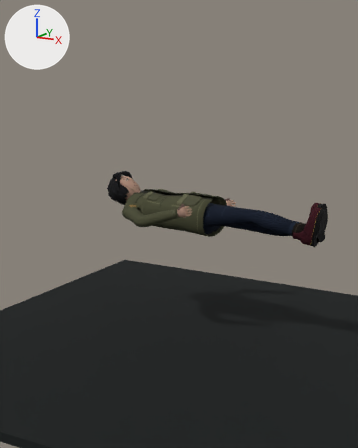
Before and after pictures for a commit that changed the Blender file ArtSource/PlayerV2/Blender/PlayerCharacter3DV2.blend.
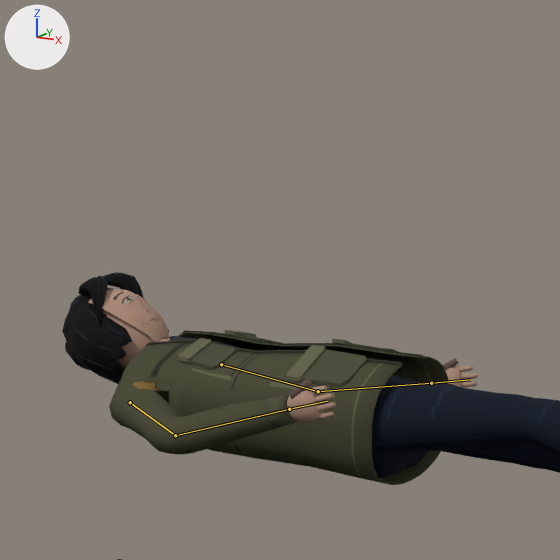
There are two pictures of each version: one from the file's camera 'CAM_PlayerPreview', one close up on the part from 25% to 73% of the width and 19% to 58% of the height. The lights are fixed; the arrows at upper left show +X, +Y and +Z. The last two pictures show the newer version. Both versions are drawn at frame 5 of the action 'BedExit'; the numbers are the values there. The bones that change are drawn over the model as lines in the close-ups.

Names of what the first close-up shows: 'CLO_JacketBody', 'CLO_JacketCuff.R', 'CLO_JacketForearm.R', 'CLO_JacketPocketChest.R', 'CLO_JacketPocketHip.R', 'CLO_JacketSleeve.R', 'CLO_TrousersPelvis', 'CLO_TrousersShin.R', 'CLO_TrousersThigh.L', 'CLO_TrousersThigh.R', 'GEO_FaceSurface', 'GEO_Finger0.L', 'GEO_Finger1.L', 'GEO_Finger2.L', 'GEO_HairRightLength', 'GEO_Hand.L', 'GEO_Hand.R', 'GEO_Thumb.L' and 25 more.
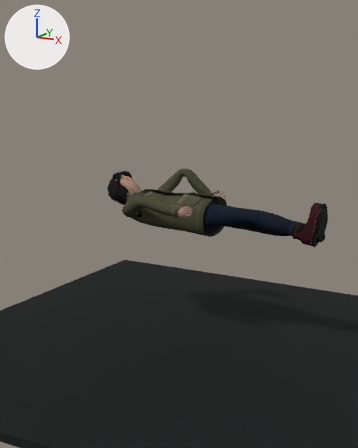
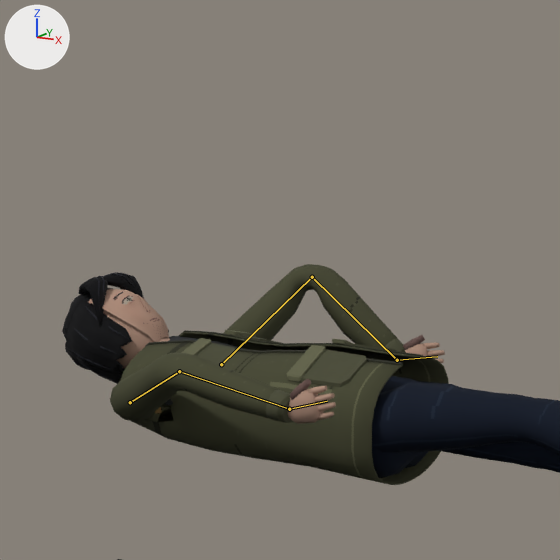
The edits, one by one:
Bone 'upper_arm.L' (bone_upper_arm_l) turns from (18, -8, 10) to (-38, -16, -22) degrees about its own x, y and z.
Bone 'forearm.L' (bone_forearm_l) turns from (-50, 0, 18) to (17, 29, 95) degrees about its own x, y and z.
Bone 'hand.L' (bone_hand_l) turns from (0, 0, 0) to (47, -56, -77) degrees about its own x, y and z.
Bone 'upper_arm.R' (bone_upper_arm_r) turns from (-12, 6, -12) to (-30, 12, 4) degrees about its own x, y and z.
Bone 'forearm.R' (bone_forearm_r) turns from (-42, 0, -14) to (-1, -12, -43) degrees about its own x, y and z.
Bone 'hand.R' (bone_hand_r) turns from (0, 0, 0) to (-14, 23, 17) degrees about its own x, y and z.

Location of each change, [x1, y1, x2, y2] in pixels of the close-ups (560 x 560 px):
'CLO_JacketBody', posed
    before: [120, 332, 449, 485]
    after: [119, 332, 449, 485]
'CLO_JacketForearm.R', posed (20% taller)
    before: [160, 396, 293, 454]
    after: [164, 353, 290, 423]
'CLO_JacketSleeve.R', posed (10% shorter)
    before: [109, 376, 180, 453]
    after: [110, 353, 180, 422]
'CLO_JacketForearm.L', posed (not visible before)
    after: [304, 264, 405, 352]
'CLO_JacketSleeve.L', posed (not visible before)
    after: [224, 264, 312, 340]
'CLO_JacketCuff.R', posed
    before: [266, 396, 296, 428]
    after: [265, 390, 293, 423]
'GEO_Hand.L', posed (mostly hidden)
    before: [445, 367, 462, 387]
    after: [405, 343, 427, 356]
'GEO_Thumb.L', posed
    before: [443, 358, 459, 370]
    after: [403, 335, 425, 350]
'GEO_Finger1.L', posed
    before: [460, 373, 478, 380]
    after: [427, 350, 445, 357]
'GEO_Finger0.L', posed
    before: [456, 366, 473, 372]
    after: [422, 343, 440, 349]
'CLO_JacketCuff.L', posed (not visible before)
    after: [384, 338, 406, 353]
'GEO_Finger2.L', posed
    before: [461, 381, 477, 388]
    after: [436, 358, 444, 363]
bone 'upper_arm.L', root to tip
    before: (221, 364) to (318, 391)
    after: (221, 364) to (312, 277)
bone 'forearm.L', root to tip
    before: (318, 391) to (431, 383)
    after: (312, 277) to (397, 360)
bone 'hand.L', root to tip
    before: (431, 383) to (471, 379)
    after: (397, 360) to (437, 356)
bone 'upper_arm.R', root to tip
    before: (130, 402) to (175, 435)
    after: (130, 402) to (179, 371)
bone 'forearm.R', root to tip
    before: (175, 435) to (289, 409)
    after: (179, 371) to (289, 409)
